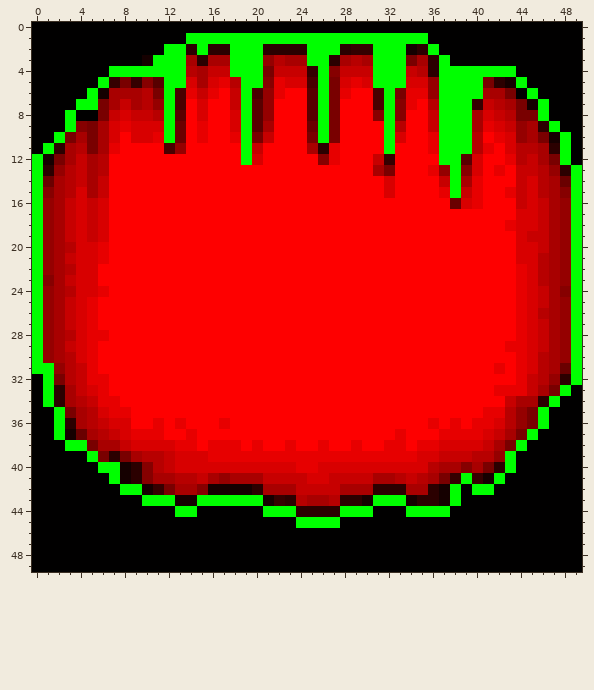
Edited in one commit: pixel-art sprite (DD-Community-Jam-#1/Assets/Sprites/RoomMasks/RoomMask2.png). Above is the file before it was changed.
The file is 50x50 pixels. Colours within 5 levels of each other are drawn and written as one.
Now the later version:
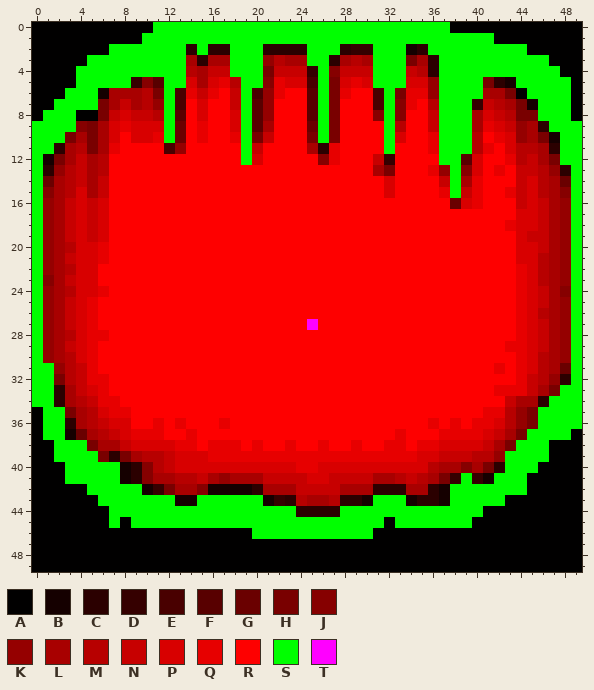
Palette (. is transparent): A #010000  B #150000  C #2b0000  D #350000  E #490000  F #580000  G #6a0000  H #790000  J #860000  K #950000  L #a80000  M #b70000  N #c70000  P #d80000  Q #e70000  R #fe0000  S #00ff00  T #ff00ff
Difference:
Colour S replaces colour A in row 0 at x 11 to 37; in row 1 at x 10 to 13 and 36 to 41; in row 2 at x 7 to 11 and 37 to 44; in row 3 at x 5 to 9 and 38 to 46; in row 4 at x 4 to 6 and 44 to 47; in row 5 at x 4 to 5 and 45 to 48.
Colour S replaces colour A in row 6 at x 3 to 4 and 46 to 48; in row 7 at x 2 to 3 and 47 to 48; in row 8 at x 1 to 2 and 47 to 48; in row 9 at x 0 to 2 and 48 to 49; in row 10 at x 0 to 1 and 49; in row 11 at x 0 and 49.
Colour S replaces colour A in row 12 at x 49; in row 32 at x 0; in row 33 at x 0 and 49; in row 34 at x 0 and 48 to 49; in rows 35 to 36 at x 1 and 47 to 49; in row 37 at x 1 and 46 to 48.
Colour S replaces colour A in row 38 at x 2 and 45 to 46; in row 39 at x 2 to 4 and 44 to 46; in row 40 at x 3 to 5 and 44 to 45; in row 41 at x 3 to 6 and 43 to 44; in row 42 at x 5 to 7, 39 and 42 to 44; in row 43 at x 6 to 9 and 39 to 42.
Colour S replaces colour A in row 44 at x 7 to 12, 15 to 20, 31 to 33 and 38 to 40; in row 45 at x 7, 9 to 23, 28 to 31 and 33 to 39; in row 46 at x 20 to 30.
Colour S replaces colour B in row 3 at x 10.
Colour S replaces colour D in row 5 at x 7.
Colour S replaces colour H in row 5 at x 8.
Colour T replaces colour R in row 27 at x 25.
Where, in picture pixels (left, top, right, bottom), the same in both pictures:
changed: (32, 22, 582, 165)
changed: (307, 319, 318, 330)
changed: (32, 374, 582, 539)
